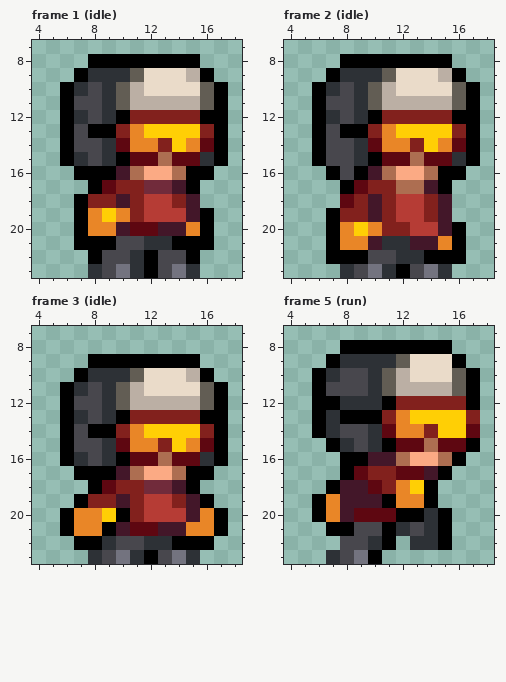
File history of a pixel-art file, concept/art/hero.aseprite. Above is the file before it was changed.
24x24 pixels, 24 frames. Shown: frame 1 (idle): x 4..18, y 7..23; frame 2 (idle): x 4..18, y 7..23; frame 3 (idle): x 4..18, y 7..23; frame 5 (run): x 4..18, y 7..23. The commit also changed other frames, which this record leaves out.
Now the later version:
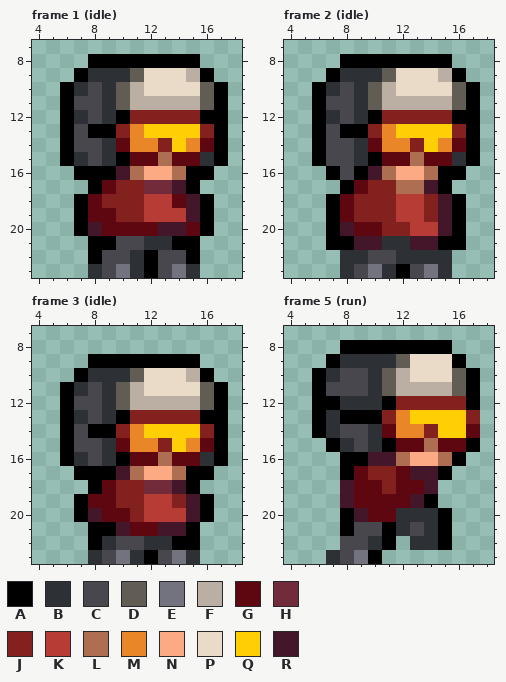
Palette (. is transparent): A #000000  B #2d3136  C #48474d  D #625d54  E #73737f  F #bbafa4  G #5e0711  H #712b3b  J #82211d  K #b63c35  L #ad6e51  M #e98627  N #fbaa84  P #eadbc9  Q #ffcf05  R #431729
Change:
layer "player" now hidden
layer "head" now shown
layer "body" now shown
Changed rows in their new state; - is an unchanged pixel.
Frame 1 (idle):
first column x 7:
18 -G-J---G-A
19 -GGJ------
20 -RGG----G-
21 .--------.
Frame 2 (idle):
first column x 7:
18 A--J-----A
19 -G-J-----A
20 -RGG------
21 -AR-----A-
22 .BB----BB.
Frame 3 (idle):
first column x 6:
19 --GGJ-------
20 .ARGG-----A.
21 ..A------A..
22 -.--------.-
Frame 5 (run):
first column x 6:
17 -------R-
18 -.-G--GGR
19 ..-GGGGR-
20 ..AR--BB-
21 -.-------
Where, in picture pixels (left, top, right, bottom), the same in both pictures:
changed: (74, 194, 214, 250)
changed: (326, 194, 466, 264)
changed: (60, 494, 228, 550)
changed: (312, 466, 438, 536)
